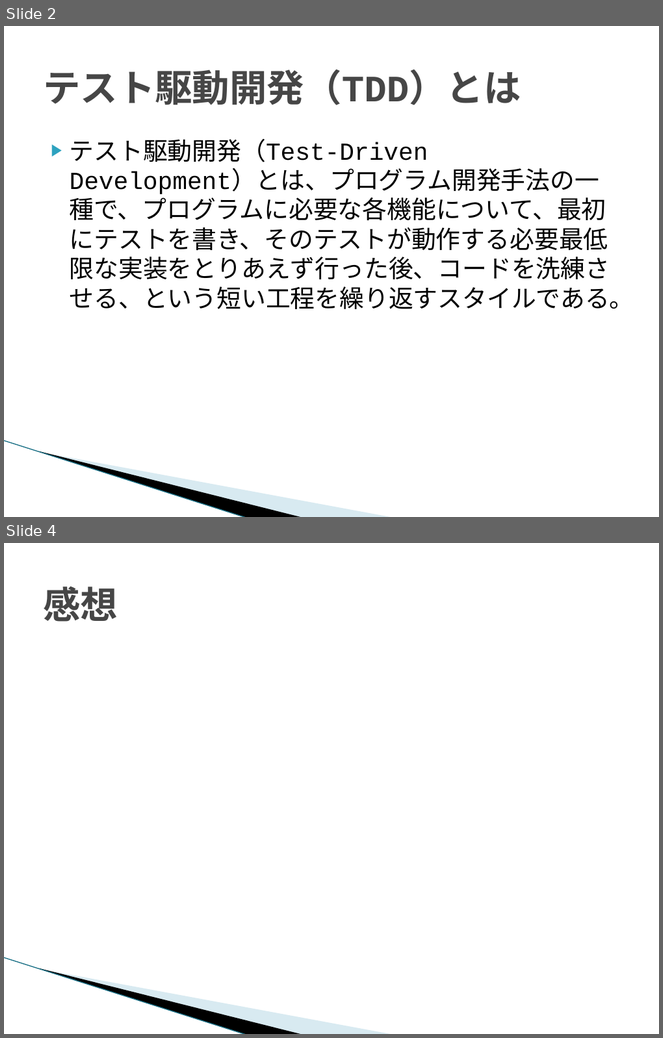
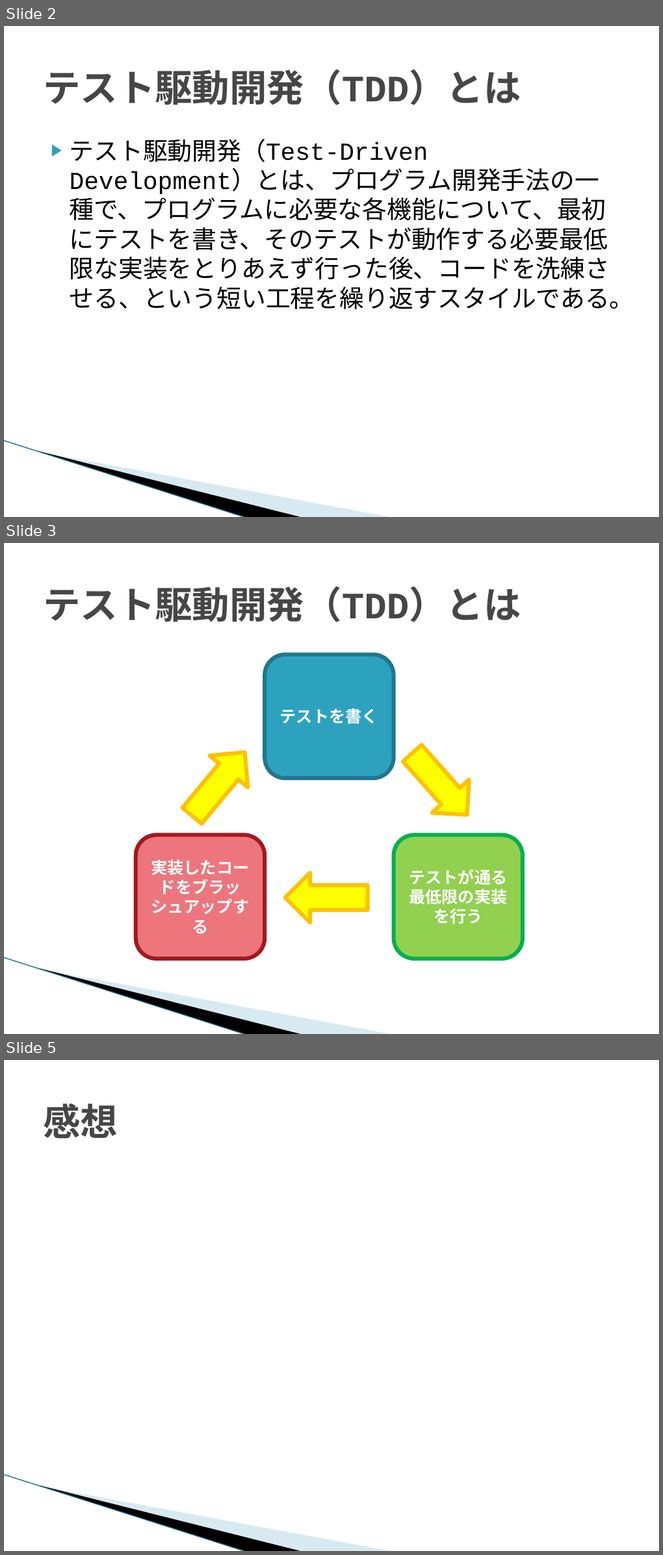
Before and after one commit to YAMADA-Yusuke/teck_talk, a slide deck: テスト駆動開発（TDD）.pptx. Shown one above the other, each under a label of ours: slides 2 and 4 before the commit, slides 2, 3 and 5 after it; the slides between them are not shown. The pictures are 663x1038 and 663x1555 pixels, drawn with LibreOffice and Linux fonts; fonts in the diff are those of the drawing; background and template pictures are left out. Boxes give left, top, right and bottom in pixels: in the first picture for what was removed or moved away, otherwise in the second. Text is boxed around its words. In the diff, an @@ line names an element or a change of style, - is before the commit and + after.

```diff
--- a/テスト駆動開発（TDD）.pptx
+++ b/テスト駆動開発（TDD）.pptx
@@ slide 3 added at (x1=4, y1=543, x2=659, y2=1034), background #FFFFFF; not listed: 3 template elements that a slide beside it also shows @@
@@ title added at (x1=43, y1=587, x2=521, y2=622), 41 pt, text #464646, bold @@
+テスト駆動開発（TDD）とは
@@ rounded rectangle added at (x1=265, y1=654, x2=394, y2=778), fill #2DA2BF, outline #21788D 4.33 pt, 18 pt, text #FFFFFF, bold @@
+テストを書く
@@ right arrow added at (x1=173, y1=737, x2=264, y2=832), fill #FFFF00, outline #FFC000 4.33 pt @@
@@ right arrow added at (x1=394, y1=737, x2=486, y2=832), fill #FFFF00, outline #FFC000 4.33 pt @@
@@ rounded rectangle added at (x1=136, y1=835, x2=265, y2=959), fill #EC767C, outline #A3171E 4.33 pt, 18 pt, text #FFFFFF, bold @@
+実装したコードをブラッシュアップする
@@ rounded rectangle added at (x1=394, y1=835, x2=523, y2=959), fill #92D050, outline #00B050 4.33 pt, 18 pt, text #FFFFFF, bold @@
+テストが通る
+最低限の実装
+を行う
@@ right arrow added at (x1=285, y1=873, x2=367, y2=923), fill #FFFF00, outline #FFC000 4.33 pt @@
@@ what was slide 4 is now slide 5 @@
```
Also in this commit, not shown: 1 slide changed.
